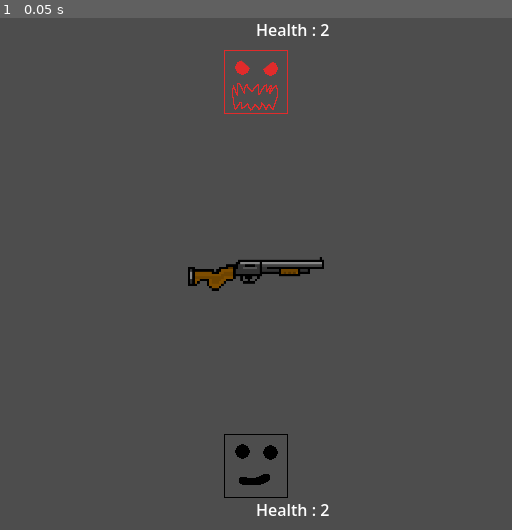
Above: before the commit, frame 1.
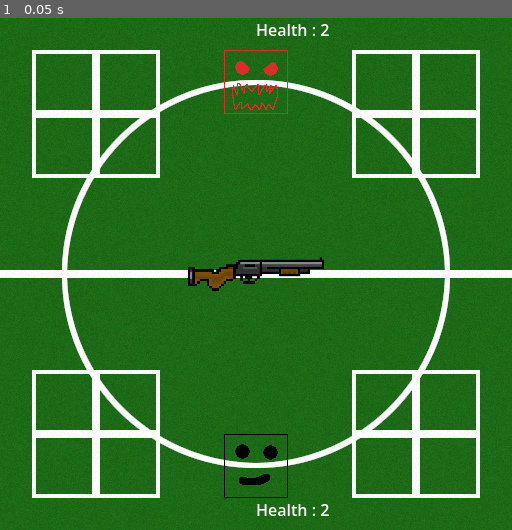
Above: after the commit, the same moment.

Repository: Silvester56/buckshotmiami
Game: Godot game, scene res://scenes/game.tscn
Same seed, same stepped clock (60 frames per second), same inputs: the game is played once before the commit and once after it. This scene is started directly instead of the project's main scene.
Inputs:
- Up to frame 1 (0.05 s): no input

The runs differ from the first frame. In frame 1, 98% of the frame differs, in the area x 0-100%, y 0-100%.

Commit message:
Add shell scene and script

Diff:
--- a/scenes/game.tscn
+++ b/scenes/game.tscn
@@ -13,7 +13,6 @@
 script = ExtResource("1_uwrxv")
 
 [node name="TextureRect" type="TextureRect" parent="." unique_id=1575029082]
-visible = false
 offset_right = 512.0
 offset_bottom = 512.0
 texture = ExtResource("2_lbhrr")
--- /dev/null
+++ b/scenes/shell.tscn
@@ -0,0 +1,10 @@
+[gd_scene format=3 uid="uid://hf54ee6dkta3"]
+
+[ext_resource type="Texture2D" uid="uid://ct71jrufh1u8g" path="res://assets/shells.png" id="1_sb42f"]
+[ext_resource type="Script" uid="uid://bfivfy35a2bo5" path="res://scripts/shell.gd" id="2_6fq18"]
+
+[node name="Shell" type="Sprite2D" unique_id=813137250]
+scale = Vector2(0.05, 0.05)
+texture = ExtResource("1_sb42f")
+hframes = 4
+script = ExtResource("2_6fq18")
--- /dev/null
+++ b/scripts/common.gd
@@ -0,0 +1,7 @@
+class_name ShellType
+enum {
+	LIVE,
+	BLANK,
+	LETHAL,
+	HEAL,
+}
--- a/scripts/game.gd
+++ b/scripts/game.gd
@@ -21,10 +21,13 @@
 	dealerHealth = maxDealerHealth
 	$DealerHealth.text = str("Health : ", dealerHealth)
 	$PlayerHealth.text = str("Health : ", playerHealth)
-	shells.push_back(true)
-	shells.push_back(false)
+	shells.push_back(ShellType.LIVE)
+	shells.push_back(ShellType.BLANK)
 	for n in randi_range(roundObject.min, roundObject.max) - 2:
-		shells.push_back(randi() % 2 == 0)
+		if randi() % 2 == 0:
+			shells.push_back(ShellType.LIVE)
+		else:
+			shells.push_back(ShellType.BLANK)
 	shells.shuffle()
 
 # Called every frame. 'delta' is the elapsed time since the previous frame.
@@ -36,11 +39,11 @@
 func shoot(isPlayer: bool) -> void:
 	if (len(shells) > 0):
 		var current_shell = shells.pop_front()
-		if (current_shell):
+		if current_shell == ShellType.LIVE:
 			changeHealth(isPlayer, -1)
 
 func changeHealth(isPlayer: bool, delta: int) -> void:
-	if (isPlayer):
+	if isPlayer:
 		playerHealth = clampi(playerHealth + delta, 0, maxPlayerHealth)
 	else:
 		dealerHealth = clampi(dealerHealth + delta, 0, maxDealerHealth)
--- /dev/null
+++ b/scripts/shell.gd
@@ -0,0 +1,15 @@
+extends Sprite2D
+
+var type = ShellType.LIVE
+
+func setProperties(ty: ShellType) -> void:
+	type = ty
+	if (type == ShellType.BLANK):
+		frame = 1
+	if (type == ShellType.LETHAL):
+		frame = 2
+	if (type == ShellType.HEAL):
+		frame = 3
+
+func getType() -> ShellType:
+	return type
Binary file added: assets/shells.png
Not shown, added: assets/shells.png.import
Not shown, added: scripts/common.gd.uid
Not shown, added: scripts/shell.gd.uid
